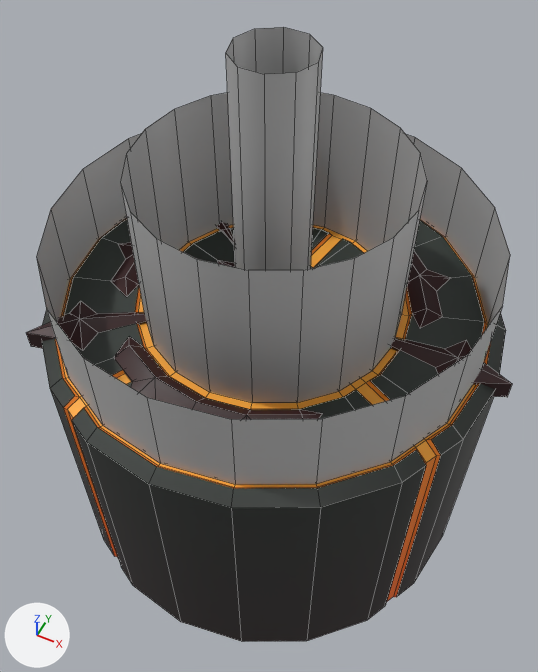
Renders of the FBX model The Demon King/Assets/Art/Props/SM_JumpPad.fbx from each side of a commit.
One viewpoint serves both versions: a camera (50 mm lens) standing at (1.69, -3.44, 3.94) and looking at (0.03, -0.13, -0.2). The axes (+X, +Y, +Z) are drawn at lower left. The lights are the same throughout. Mesh edges are drawn as thin lines. Where no turn or scale is listed for an object, it has been applied to the vertices.

In view in the first picture: 'SM_JumpPad'.
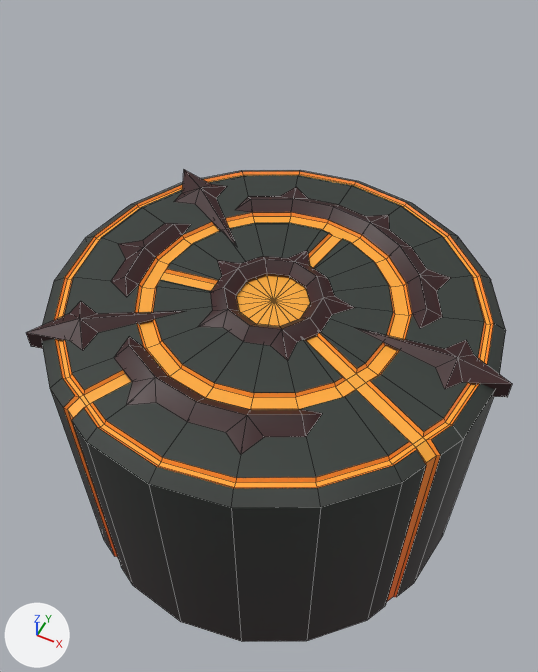
Commit message: Fixed Shadows on Jump Pad

Where the newer file only moved an object's origin or applied its transform, the numbers keep the older frame.

What differs and where, as boxes [x1, y1, x2, y2] in the pictures (538 x 672 px):
'SM_JumpPad', reshaped (23% shorter)
    before: [26, 27, 512, 642]
    after: [26, 170, 512, 642]
part 1 of me_mesh, deleted
    before: [120, 93, 427, 403]
part 2 of me_mesh, deleted
    before: [37, 133, 510, 484]
part 3 of me_mesh, deleted
    before: [226, 27, 323, 270]

Diff of the bpy script that builds the scene:
```diff
--- a/The Demon King/Assets/Art/Props/SM_JumpPad.fbx.py
+++ b/The Demon King/Assets/Art/Props/SM_JumpPad.fbx.py
@@ me_mesh @@
 me_mesh.from_pydata(...)  # 587 vertices, 502 faces; spans x -1.72..1.72, y -1.68..1.68, z -1.69..2.45
 # used by ob_sm_jumppad; location = (0.041, 0.0, -0.477)
+# me_mesh part 1: the loose piece of 40 vertices spanning x -0.97..0.89, y -0.93..0.93, z 0.52..1.69 is deleted
+# me_mesh part 2: the loose piece of 40 vertices spanning x -1.58..1.5, y -1.54..1.54, z 0.52..1.18 is deleted
+# me_mesh part 3: the loose piece of 20 vertices spanning x -0.3..0.22, y -0.26..0.25, z 0.46..2.45 is deleted
 me_mesh.materials.append(mat_m_master)
-me_mesh.materials.append(mat_m_jumppadfx)  # grey #bcbcbc
```
